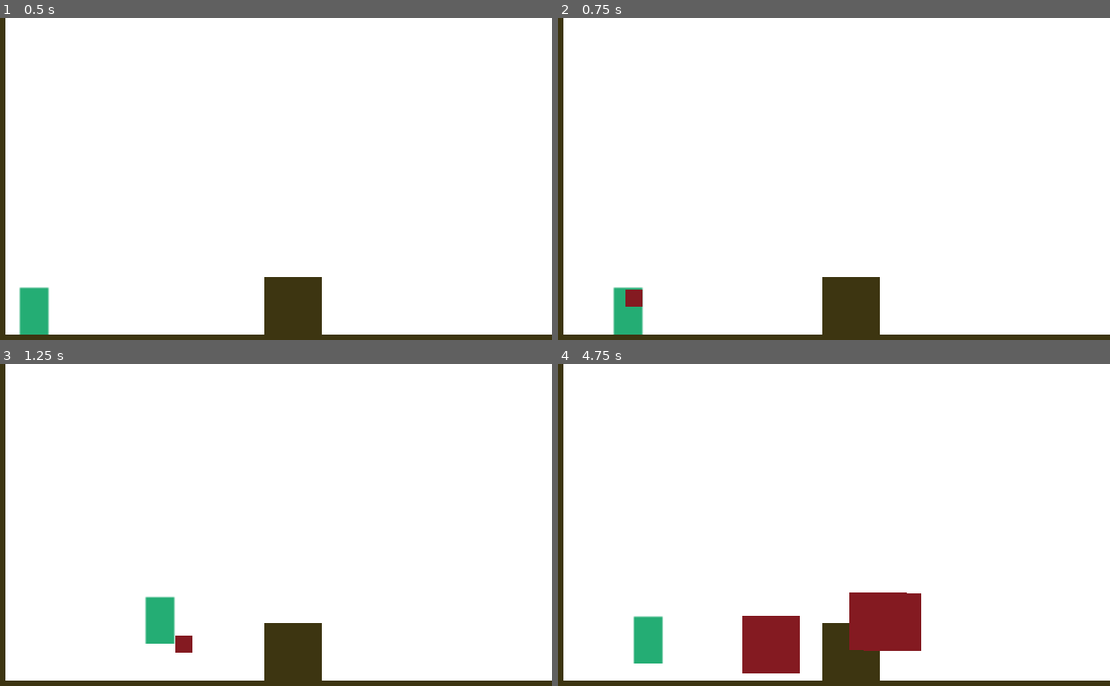
Above: before the commit, frames 1-4 (two rows, left to right).
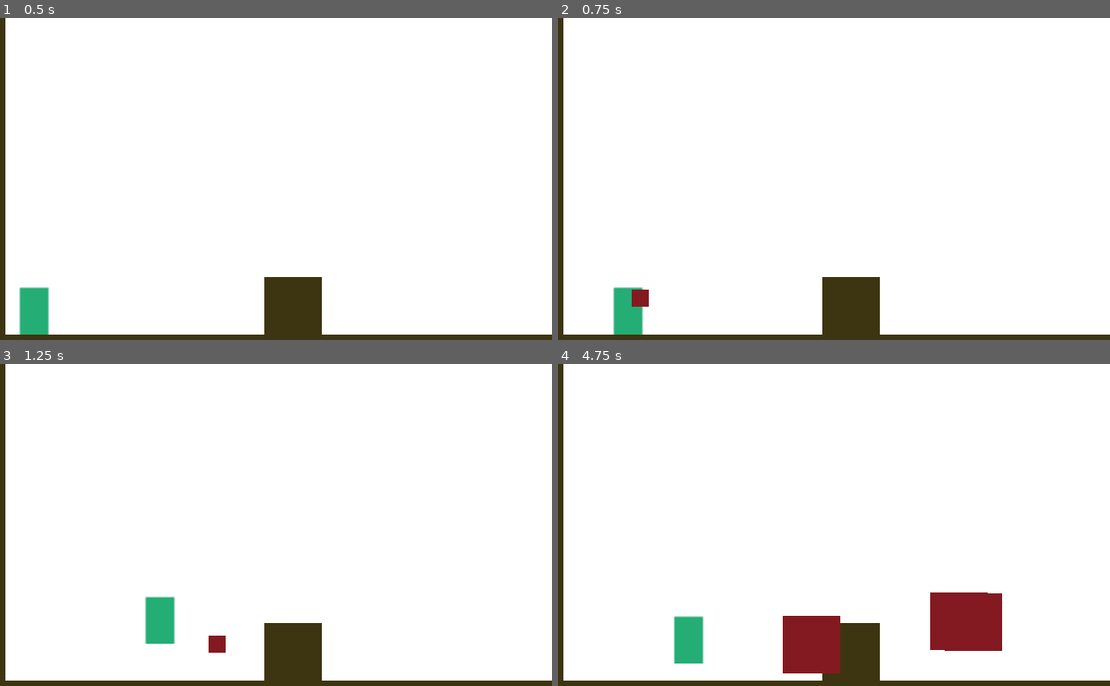
Above: after the commit, the same moments.

Repository: KapFlagon/Imoonity
Game: Godot game, scene res://src/scenes/levels/prototypes/TemplateLevel.tscn
Same seed, same stepped clock (60 frames per second), same inputs: the game is played once before the commit and once after it.
Inputs:
- Up to frame 1 (0.5 s): no input
- Up to frame 2 (0.75 s): tap Enter at 0.5 s; hold D (move_right) from 0.53 s (still down); tap P (action_fire) at 0.6 s
- Up to frame 3 (1.25 s): keep holding D (move_right); tap W (move_jump) at 0.77 s
- Up to frame 4 (4.75 s): tap P (action_fire) every 0.75 s from 1.35 to 4.35 s; tap W (move_jump) at 1.52, 3.02, 3.77, 4.52 s; tap Space at 2 s; release D (move_right) at 2.03 s; hold A (move_left) 2.03-2.78 s; hold D (move_right) 2.78-4.28 s; hold A (move_left) from 4.28 s (still down)

Frame 1 is identical in both runs. In frame 2, 0.1% of the frame differs, in the area x 12-17%, y 84-90%; in frame 3, 0.3%; in frame 4, 8.9%, in the area x 13-81%, y 70-97%.

Commit message:
Update
Adding Delta to Projectile Speed

Diff:
--- a/src/scenes/game_objects/scripts/PlanetProjectile.gd
+++ b/src/scenes/game_objects/scripts/PlanetProjectile.gd
@@ -1,6 +1,6 @@
 extends Area2D
 
-export var projectileSpeed = 2
+export var projectileSpeed = 150
 
 export (PackedScene) var PlanetPlatform
 
@@ -11,7 +11,7 @@
 
 func _physics_process(delta):
 #	TODO maybe worth discussing if this is the best way to fire projectiles?
-	position.x += projectileSpeed
+	position.x += projectileSpeed * delta
 	if Input.is_action_just_pressed("action_fire"):
 		spawnPlatform()
 
